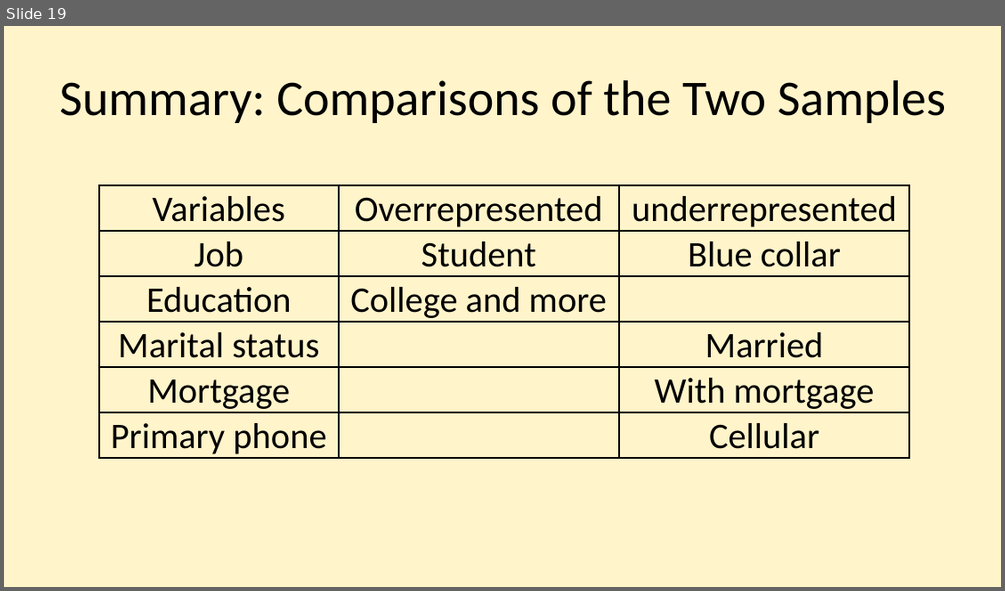
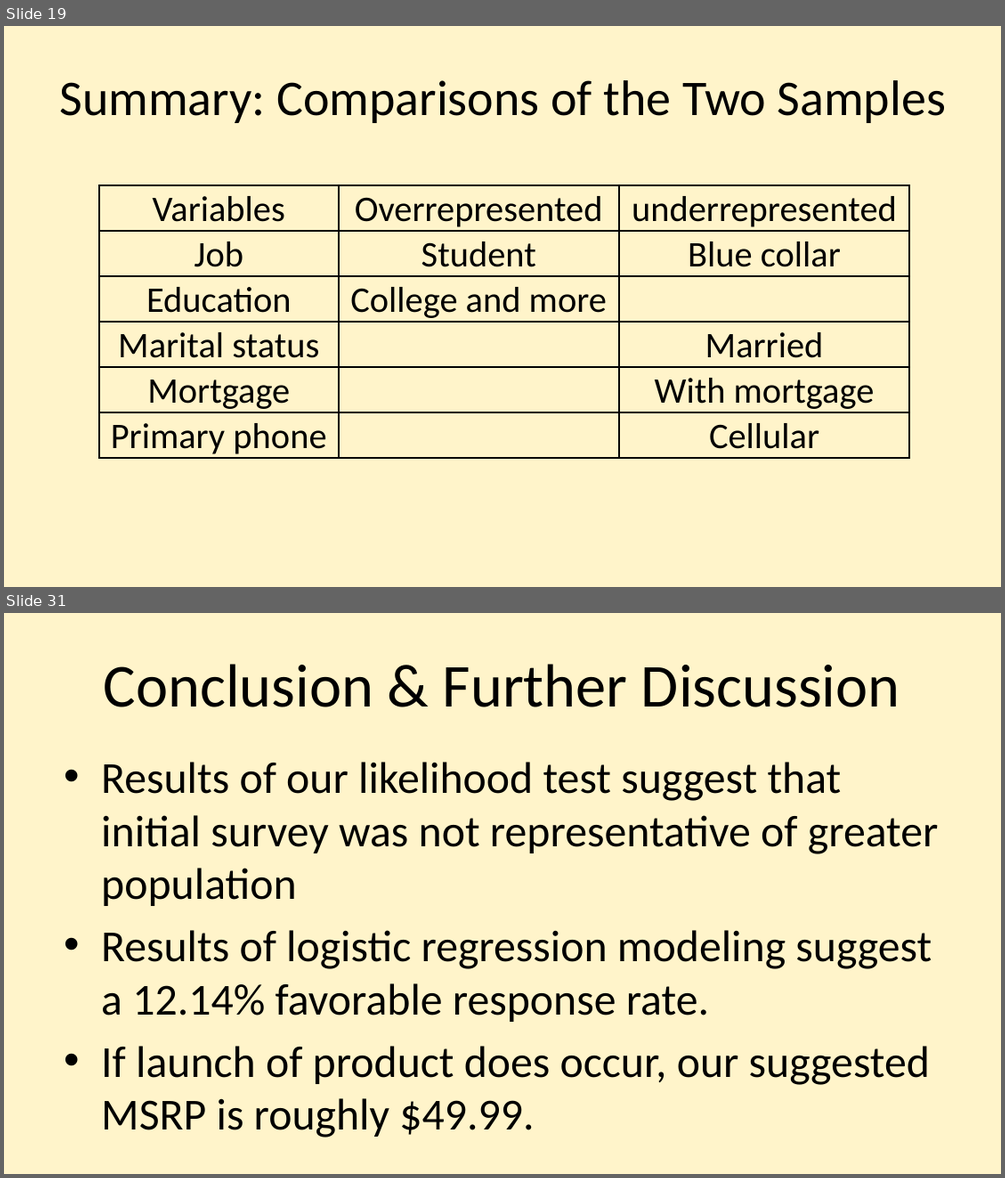
Before and after one commit to njmobley/Practicum-2, a slide deck: Practicum 2 presentation Nijia.pptx. Shown one above the other, each under a label of ours: slide 19 before the commit, slides 19 and 31 after it; the slides between them are not shown. The pictures are 1005x591 and 1005x1178 pixels, drawn with LibreOffice and Linux fonts; fonts in the diff are those of the drawing. Boxes give left, top, right and bottom in pixels: in the first picture for what was removed or moved away, otherwise in the second. Text is boxed around its words. In the diff, an @@ line names an element or a change of style, - is before the commit and + after.

Commit message:
added my slides

```diff
--- a/Practicum 2 presentation Nijia.pptx
+++ b/Practicum 2 presentation Nijia.pptx
@@ slide 31 added at (4, 613, 1001, 1174), background #FFF4CA @@
@@ title added at (104, 664, 900, 707), 44 pt, text #000000 @@
+Conclusion & Further Discussion
@@ text added at (101, 762, 938, 1137), 32 pt, text #000000 @@
+• Results of our likelihood test suggest that initial survey was not representative of greater population
+• Results of logistic regression modeling suggest a 12.14% favorable response rate.
+• If launch of product does occur, our suggested MSRP is roughly $49.99.
```
Also in this commit, not shown: 11 other slides added.
